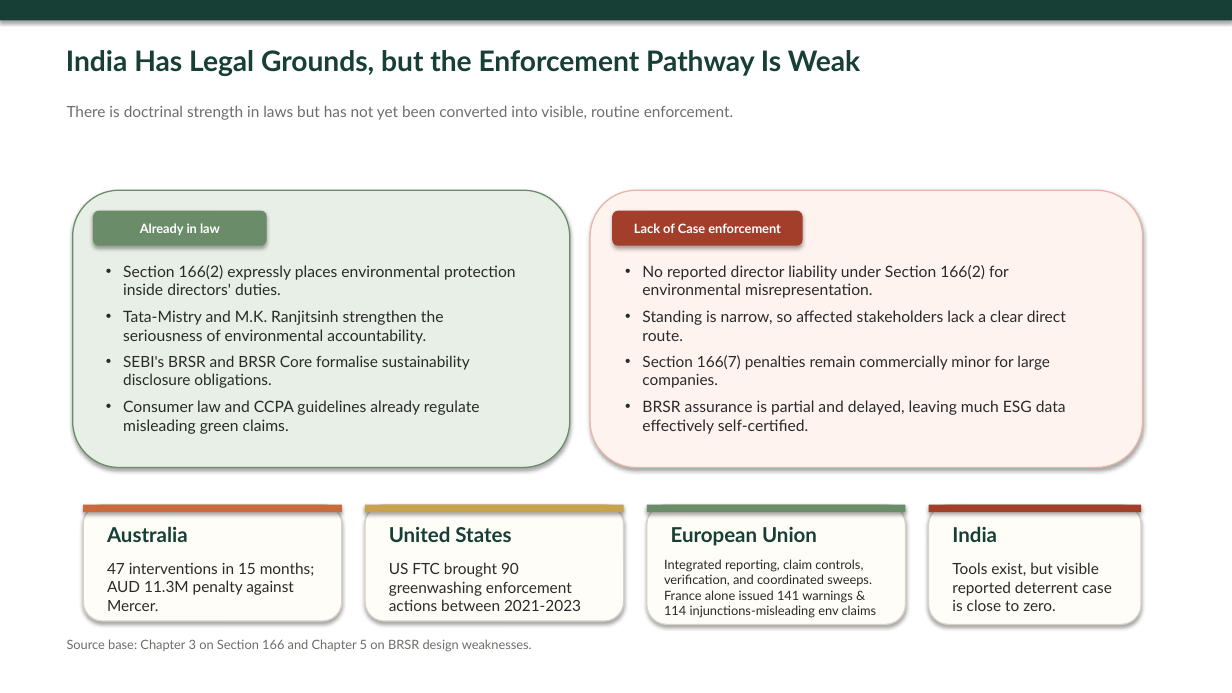
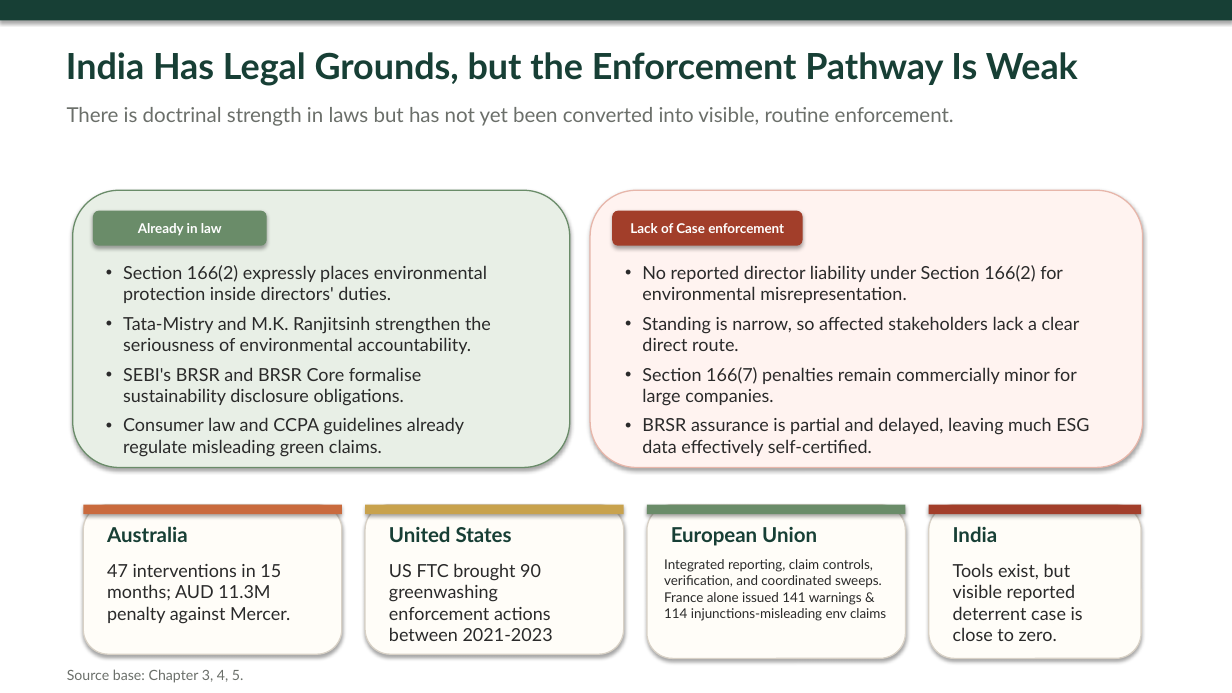
Before and after one commit to atul516/Final-VIva, a slide deck: slide 15 of Thesis Defence Presentation.pptx. Drawn at 1232x693 pixels with LibreOffice and Linux fonts; fonts in the diff are those of the drawing. Boxes give left, top, right and bottom in pixels: in the first picture for what was removed or moved away, otherwise in the second. Text is boxed around its words. In the diff, an @@ line names an element or a change of style, - is before the commit and + after.

```diff
--- a/Thesis Defence Presentation.pptx
+++ b/Thesis Defence Presentation.pptx
@@ text "India Has Legal Grounds, but ..." at (x1=66, y1=52, x2=1078, y2=86): size 22 to 28 pt @@
@@ text "There is doctrinal strength in ..." at (x1=67, y1=107, x2=954, y2=126): size 12 to 16 pt @@
@@ text "Section 166(2) expressly places environmental ..." at (x1=123, y1=265, x2=491, y2=457): size 12.2 to 14 pt in "Section 166(2) expressly places environmental protection ins ...", "Tata-Mistry and M.K. Ranjitsinh strengthen the seriousness ...", "Consumer law and CCPA guidelines already regulate ..."; size 12 to 14 pt in "SEBI's BRSR and BRSR Core formalise sustainability ..." @@
@@ text "No reported director liability under ..." at (x1=642, y1=265, x2=1089, y2=456): size 12.2 to 14 pt in "No reported director liability under Section 166(2) ...", "Standing is narrow, so affected stakeholders lack ...", "BRSR assurance is partial and delayed, leaving ..."; size 12 to 14 pt in "Section 166(7) penalties remain commercially minor for ..." @@
@@ rounded rectangle resized from (x1=83, y1=505, x2=342, y2=621) to (x1=83, y1=505, x2=342, y2=654) @@
@@ rounded rectangle resized from (x1=365, y1=505, x2=624, y2=621) to (x1=365, y1=505, x2=624, y2=654) @@
@@ rounded rectangle resized from (x1=647, y1=505, x2=906, y2=625) to (x1=647, y1=505, x2=906, y2=658) @@
@@ rounded rectangle resized from (x1=929, y1=505, x2=1141, y2=625) to (x1=929, y1=505, x2=1141, y2=658) @@
@@ size 12 to 14 pt in 3 elements at (x1=389, y1=563, x2=553, y2=641), (x1=953, y1=563, x2=1083, y2=641), (x1=107, y1=564, x2=290, y2=624) @@
@@ size 10 to 10.5 pt in 3 elements at (x1=93, y1=211, x2=267, y2=246), (x1=613, y1=211, x2=803, y2=246), (x1=664, y1=559, x2=886, y2=621) @@
@@ text at (x1=67, y1=669, x2=244, y2=683): text changed; size 10 to 11 pt @@
-Source base: Chapter 3 on Section 166 and Chapter 5 on BRSR design weaknesses.
+Source base: Chapter 3, 4, 5.
```
Also in this commit, not shown: 22 other slides changed.
